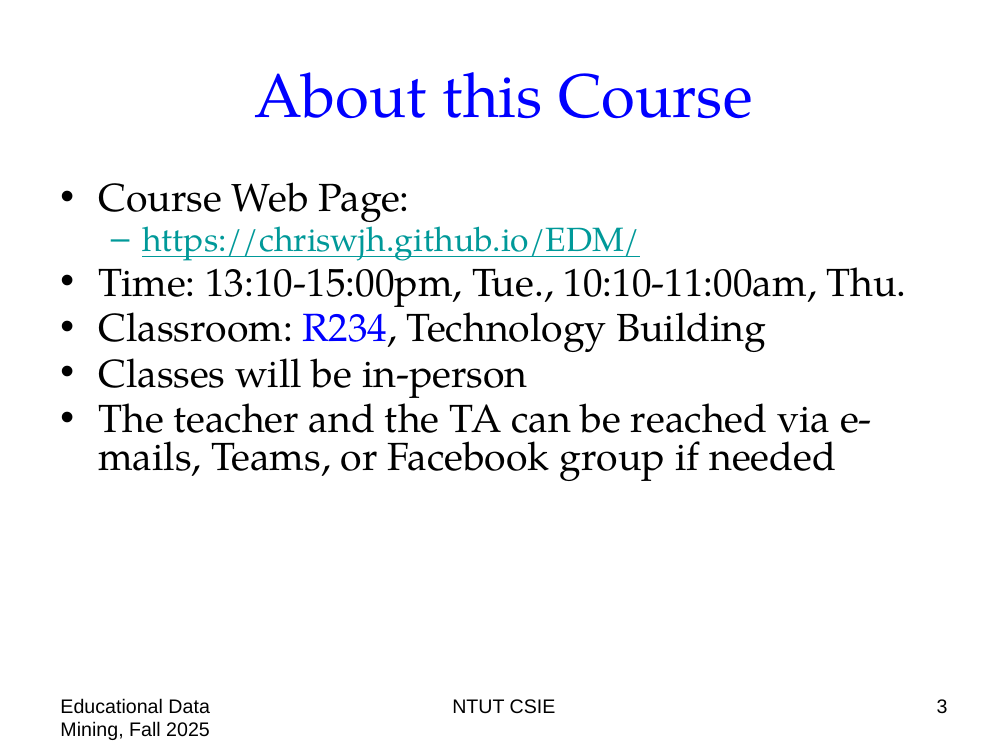
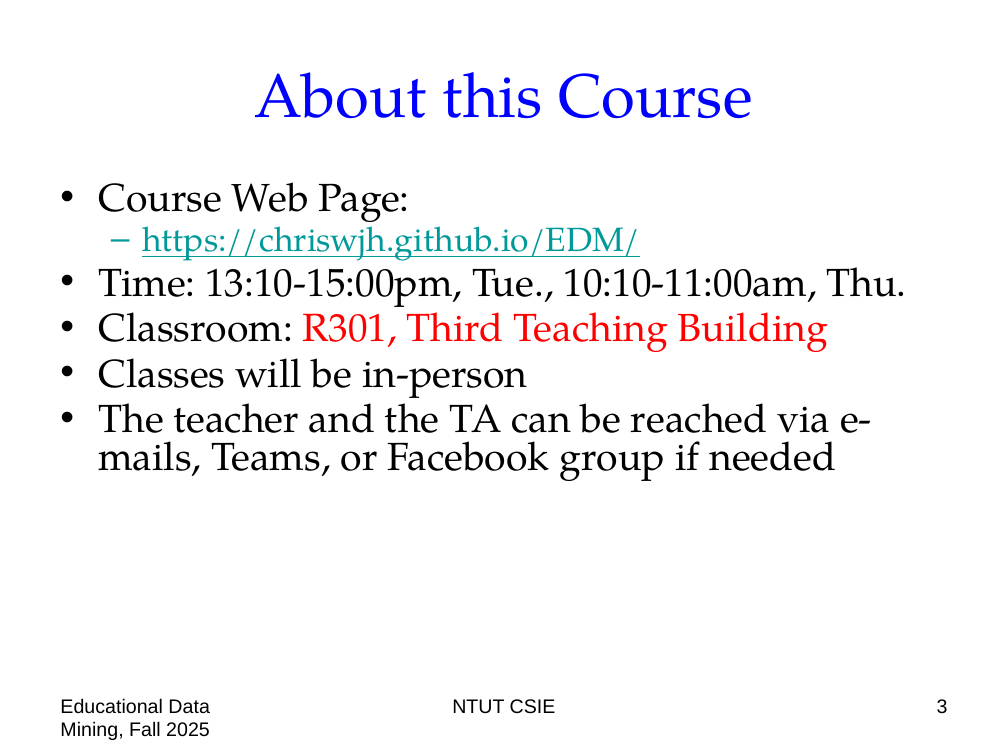
Before and after one commit to chriswjh/chriswjh.github.io, a slide deck: slide 3 of EDM/00-overview.pptx. Drawn at 1008x756 pixels with LibreOffice and Linux fonts; fonts in the diff are those of the drawing. Boxes give left, top, right and bottom in pixels: in the first picture for what was removed or moved away, otherwise in the second. Text is boxed around its words. In the diff, an @@ line names an element or a change of style, - is before the commit and + after.

```diff
--- a/EDM/00-overview.pptx
+++ b/EDM/00-overview.pptx
@@ text at bbox=[98, 300, 828, 352]: text changed; text colour #000000 to #FF0000 @@
-• Classroom: R234, Technology Building
+• Classroom: R301, Third Teaching Building
```
Also in this commit, not shown: 1 other slide changed.
